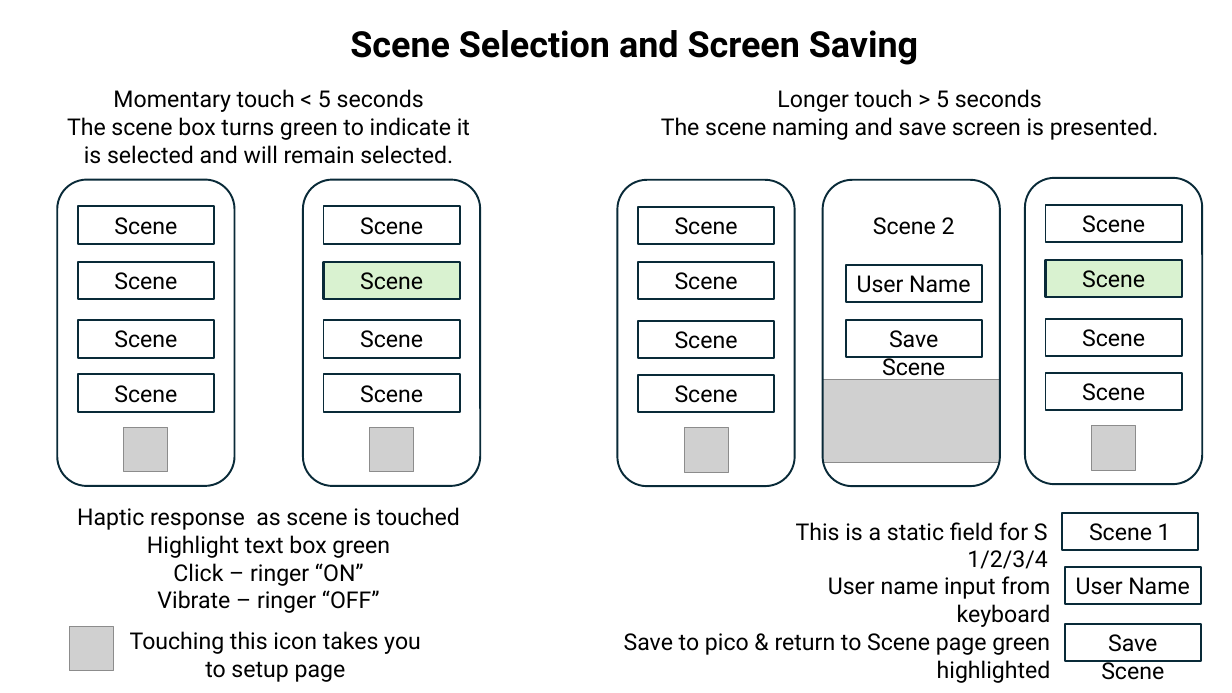
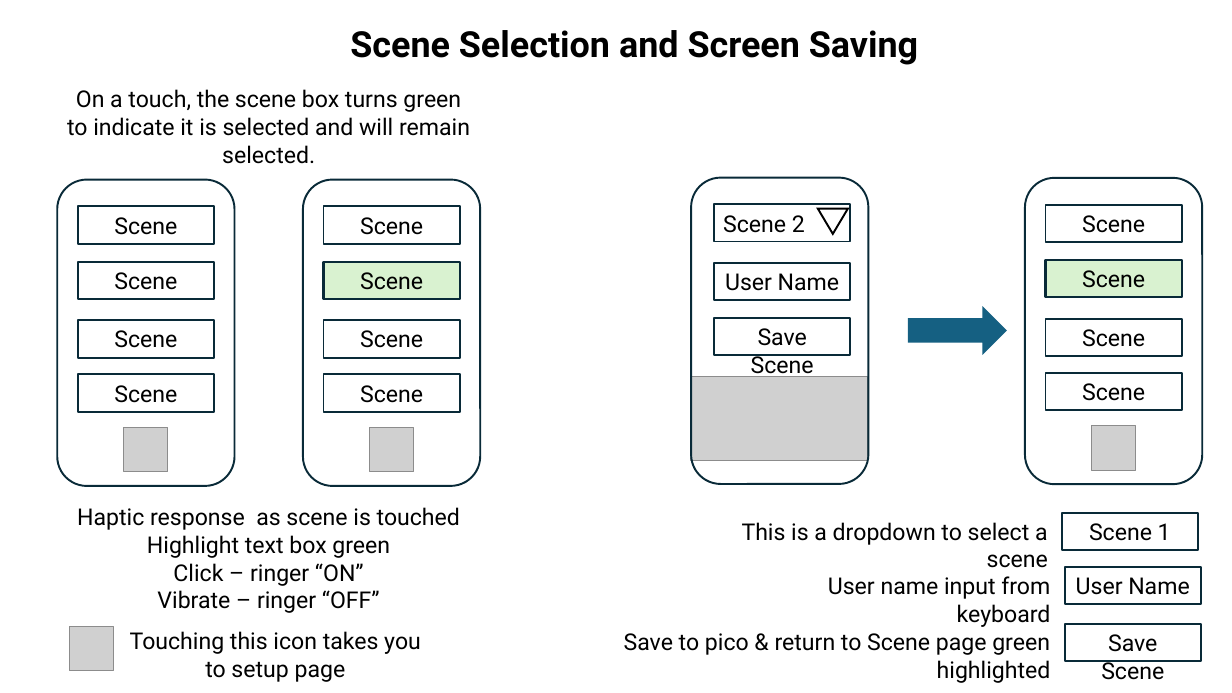
Before and after one commit to tswift123/led_controller, a slide deck: slide 6 of LED Controller Documentation (Toms Edits).pptx (slide 4 before the commit). Drawn at 1232x693 pixels with LibreOffice and Linux fonts; fonts in the diff are those of the drawing; grey boxes stand for pictures. Boxes give left, top, right and bottom in pixels: in the first picture for what was removed or moved away, otherwise in the second. Text is boxed around its words. In the diff, an @@ line names an element or a change of style, - is before the commit and + after.

```diff
--- a/LED Controller Documentation (Toms Edits).pptx
+++ b/LED Controller Documentation (Toms Edits).pptx
@@ text at (x1=67, y1=89, x2=470, y2=164): text changed @@
-Momentary touch < 5 seconds
-The scene box turns green to indicate it is selected and will remain selected.
+On a touch, the scene box turns green to indicate it is selected and will remain selected.
@@ text removed at (x1=661, y1=89, x2=1159, y2=140) @@
-Longer touch > 5 seconds
-The scene naming and save screen is presented.
@@ 2 rectangles, 1 rounded rectangle moved together from (x1=823, y1=180, x2=1000, y2=487) to (x1=691, y1=177, x2=869, y2=484) @@
@@ rounded rectangle removed at (x1=617, y1=180, x2=795, y2=487) @@
@@ rectangle removed at (x1=638, y1=207, x2=774, y2=244) @@
-Scene
@@ rectangle "Scene 2" at (x1=714, y1=204, x2=850, y2=241): alignment centre to left; outline none to #092A39 1.5 pt @@
@@ flow chart merge added at (x1=818, y1=209, x2=848, y2=234), fill #FFFFFF, outline #000000 1.5 pt @@
@@ rectangle removed at (x1=638, y1=262, x2=774, y2=299) @@
-Scene
@@ rectangle removed at (x1=638, y1=321, x2=774, y2=358) @@
-Scene
@@ rectangle "Save Scene" moved from (x1=846, y1=320, x2=982, y2=357) to (x1=714, y1=318, x2=850, y2=355) @@
@@ right arrow added at (x1=909, y1=306, x2=1007, y2=355), fill #156082 @@
@@ rectangle removed at (x1=638, y1=374, x2=774, y2=411) @@
-Scene
@@ picture moved from (x1=823, y1=379, x2=1000, y2=462) to (x1=690, y1=377, x2=868, y2=460) @@
@@ picture removed at (x1=684, y1=428, x2=728, y2=472) @@
@@ text at (x1=742, y1=522, x2=1048, y2=568): text changed @@
-This is a static field for S 1/2/3/4
+This is a dropdown to select a scene
```
Also in this commit, not shown: 5 other slides changed, 2 slides added.
